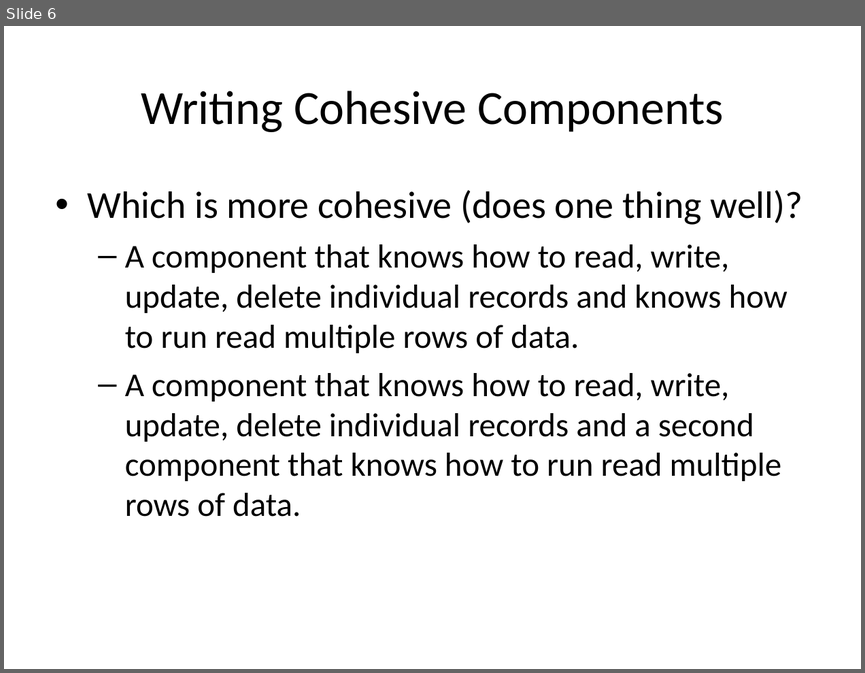
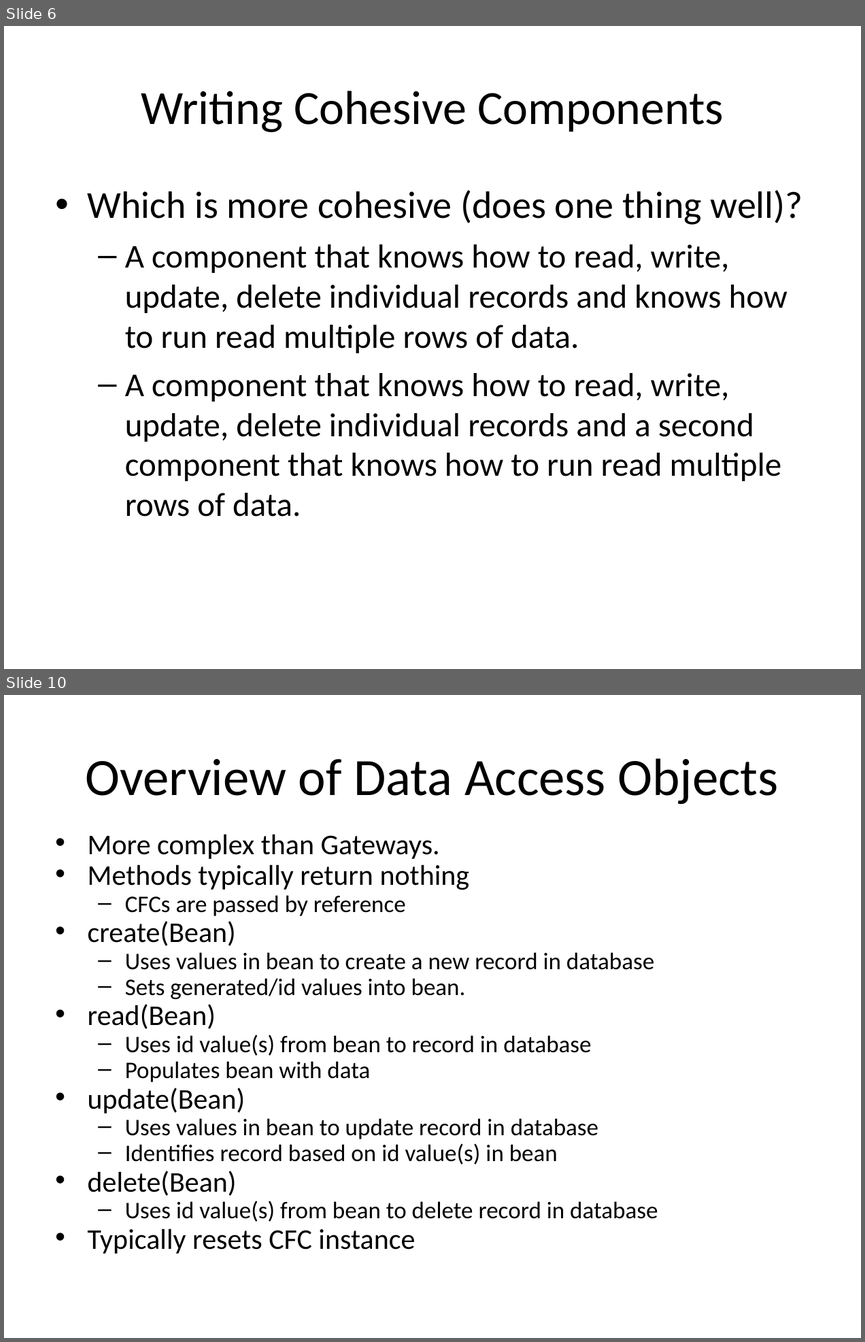
Before and after one commit to dhughes/OldPresentations, a slide deck: Trunk/Model-Glue 3 Day For Teratech/documents/Data Access Design Patterns.ppt. Shown one above the other, each under a label of ours: slide 6 before the commit, slides 6 and 10 after it; the slides between them are not shown. The pictures are 865x673 and 865x1342 pixels, drawn with LibreOffice and Linux fonts; fonts in the diff are those of the drawing; background and template pictures are left out. Boxes give left, top, right and bottom in pixels: in the first picture for what was removed or moved away, otherwise in the second. Text is boxed around its words. In the diff, an @@ line names an element or a change of style, - is before the commit and + after.

```diff
--- a/Trunk/Model-Glue 3 Day For Teratech/documents/Data Access Design Patterns.ppt
+++ b/Trunk/Model-Glue 3 Day For Teratech/documents/Data Access Design Patterns.ppt
@@ slide 10 added at <box>4,695,861,1338</box>, background picture (left out) @@
@@ title added at <box>85,758,778,804</box>, 44 pt, text #000000 @@
+Overview of Data Access Objects
@@ text added at <box>88,834,657,1253</box>, 20 pt, text #000000 @@
+• More complex than Gateways.
+• Methods typically return nothing
+  – CFCs are passed by reference
+• create(Bean)
+  – Uses values in bean to create a new record in database
+  – Sets generated/id values into bean.
+• read(Bean)
+  – Uses id value(s) from bean to record in database
+  – Populates bean with data
+• update(Bean)
+  – Uses values in bean to update record in database
+  – Identifies record based on id value(s) in bean
+• delete(Bean)
+  – Uses id value(s) from bean to delete record in database
+• Typically resets CFC instance
```
Also in this commit, not shown: 2 slides changed, 2 other slides added, 5 other files.
